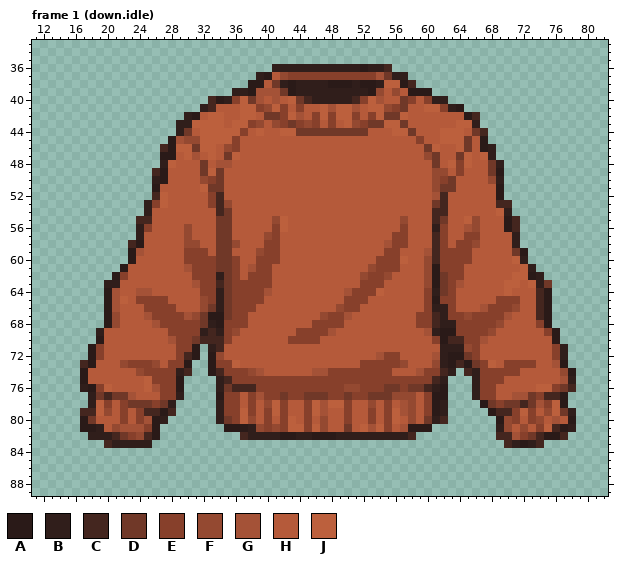
File history of a pixel-art file, assets/source/characters/player-r01/editable/top.sweater.aseprite. This is how it looked before the edit.
96x144 pixels, 4 frames. Colours within 5 levels of each other are drawn and written as one. Shown: frame 1 (down.idle): x 11..82, y 33..89. The commit also changed other frames, which this record leaves out.
Palette (. is transparent): A #2a1a18  B #301e1b  C #44261f  D #703828  E #87402b  F #944931  G #a45237  H #b55a3a  J #bc603d
The result:
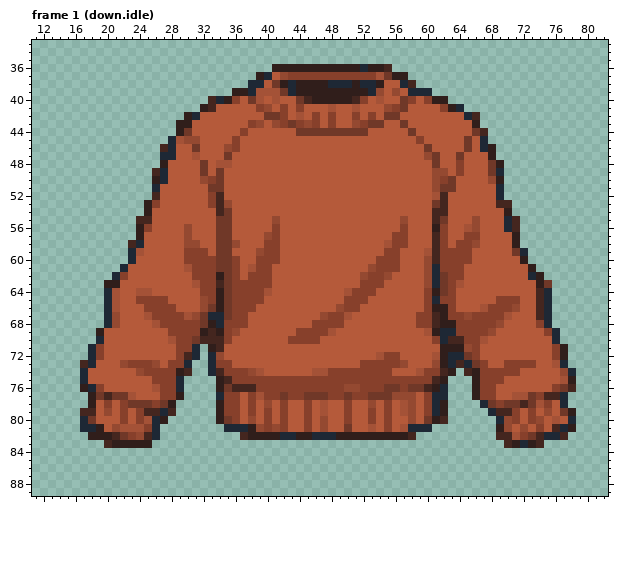
Edits made:
@@ palette @@
-A #2a1a18
+A #1e2835
--- frame 1 (down.idle)
@@ x 25..71 @@
 37 ..............BAHFEEEEEEEEEEEGDBB..............
-38 .............AAHDBABBBBAAABAABJJAC.............
+38 .............AAHDBABBBBAAABAABHHAC.............
 39 ...........BBAGGGDABBBBBBBBBAFHFHAAA...........
-40 ........CABEJDGHGHJDCBBBBBCEJGHHDEHEBB.........
-41 .......BCHHHJJEFJEHEHHJGJJGHJJFEDHHJJEBA.......
-42 .....BAHJJHHJJHDDEJGHEJEJJEHEJDDJHHHHHHHAC.....
-43 ....BBJJJJHJJEFHFEDEFEHEHJFEDDJJDHHHHHHJJB.....
-44 ....BDHJJJJJEHJHHJJDDDDDDDDDHHHJJDHHHJJJHDC....
-45 ...AGFFJJJJEHHHHHHHHHHHHHHHHHHHHHHEHHJJJDHA....
-46 ..CAJJDJJHFEHHHHHHHHHHHHHHHHHHHHHHHDJHHJDHAB...
-47 ..AAHJGHJHDJHHHHHHHHHHHHHHHHHHHHHHHFDHHDJHJB...
-48 ..BJHHHDHGGHHHHHHHHHHHHHHHHHHHHHHHHHDHJEJHHDB..
-49 .CAHHHHDJDHHHHHHHHHHHHHHHHHHHHHHHHHHFFHEHHHDA..
+40 ........CABEHDGHGHHDCBBBBBCEHGHHDEHEBB.........
+41 .......BCHHHHHEFHEHEHHHGHHGHHHFEDHHHHEBA.......
+42 .....BAHHHHHHHHDDEHGHEHEHHEHEHDDHHHHHHHHAC.....
+43 ....BBHHHHHHHEFHFEDEFEHEHHFEDDHHDHHHHHHHHB.....
+44 ....BDHHHHHHEHHHHHHDDDDDDDDDHHHHHDHHHHHHHDC....
+45 ...AGFFHHHHEHHHHHHHHHHHHHHHHHHHHHHEHHHHHDHA....
+46 ..CAHHDHHHFEHHHHHHHHHHHHHHHHHHHHHHHDHHHHDHAB...
+47 ..AAHHGHHHDHHHHHHHHHHHHHHHHHHHHHHHHFDHHDHHHB...
+48 ..BHHHHDHGGHHHHHHHHHHHHHHHHHHHHHHHHHDHHEHHHDB..
+49 .CAHHHHDHDHHHHHHHHHHHHHHHHHHHHHHHHHHFFHEHHHDA..
 50 .BAHHHHFEDHHHHHHHHHHHHHHHHHHHHHHHHHHFEDHHHHFB..
-51 .AHHHHHJDDHHHHHHHHHHHHHHHHHHHHHHHHHHFDDHHHHHA..
-52 .CJHHHHHECHHHHHHHHHHHHHHHHHHHHHHHHHHGCHHHHHHA..
-53 BEJHHHHHECFHHHHHHHHHHHHHHHHHHHHHHHHHDCHHHHHHCC.
-54 BHHHHHHHHCDHHHHHHHHHHHHHHHHHHHHHHHHHCCHHHHHHJB.
-55 CHHHHHHHHDDHHHHHFJHHHHHHHHHHHHHHFHHHCDHHJFHHHAC
-56 EHHHHFHHHDDHHHHHEJHHHHHHHHHHHHHHEHHHBEHHGFHHHAC
+51 .AHHHHHHDDHHHHHHHHHHHHHHHHHHHHHHHHHHFDDHHHHHA..
+52 .CHHHHHHECHHHHHHHHHHHHHHHHHHHHHHHHHHGCHHHHHHA..
+53 BEHHHHHHECFHHHHHHHHHHHHHHHHHHHHHHHHHDCHHHHHHCC.
+54 BHHHHHHHHCDHHHHHHHHHHHHHHHHHHHHHHHHHCCHHHHHHHB.
+55 CHHHHHHHHDDHHHHHFHHHHHHHHHHHHHHHFHHHCDHHHFHHHAC
+56 EHHHHFHHHDDHHHHHEHHHHHHHHHHHHHHHEHHHBEHHGFHHHAC
 57 HHHHHFHHHDDHHHHFEHHHHHHHHHHHHHHEEHHHCEHHEEHHHHB
@@ x 11..82 @@
 59 ............AGHHHHHEEEHDDHHHFEEHHHHHHHHHHHHHEEHHHGCEEEEHHHHHDA..........
-60 ............AHHHHHHEEEEDDEHHEEEHHHHHHHHHHHHEEEJHHFCEEEEHHHHHJB..........
-61 ...........AHHHHHHHGEEEDDEHGEEHHHHHHHHHHHHFEEEHHHFAEEEHHHHHHHJB.........
-62 ..........AEHHHHHHHHEEEBDEHEEEHHHHHHHHHHHFEEFHHHHFADEEHHHHHHJJAB........
-63 .........BBHHHHHHHHHGEECDEEEEEHHHHHHHHHHHEEEHHHHHFADEGHHHHHJJHJBD.......
-64 .........AGHHGGHHHHHHEEBDEEEEGHHHHHHHHHGEEEJHHHHHEBDEHHHHHHJHHHCA.......
-65 .........AGJHEEEEHHHHFEBDEEEEHHHHHHHHHHEEEHHHHHHHEAEEHHHHHEEEHHCA.......
+60 ............AHHHHHHEEEEDDEHHEEEHHHHHHHHHHHHEEEHHHFCEEEEHHHHHHB..........
+61 ...........AHHHHHHHGEEEDDEHGEEHHHHHHHHHHHHFEEEHHHFAEEEHHHHHHHHB.........
+62 ..........AEHHHHHHHHEEEBDEHEEEHHHHHHHHHHHFEEFHHHHFADEEHHHHHHHHAB........
+63 .........BBHHHHHHHHHGEECDEEEEEHHHHHHHHHHHEEEHHHHHFADEGHHHHHHHHHBD.......
+64 .........AGHHGGHHHHHHEEBDEEEEGHHHHHHHHHGEEEHHHHHHEBDEHHHHHHHHHHCA.......
+65 .........AGHHEEEEHHHHFEBDEEEEHHHHHHHHHHEEEHHHHHHHEAEEHHHHHEEEHHCA.......
 66 .........AGHHHEEEEHHHFDBDEEEHHHHHHHHHHFEEHHHHHHHHEBBEHHHGEEEFHHCA.......
@@ x 11..82 @@
 72 .......AEHHHHHHHHHECA.AFHHHHHHHHHHHHHHHHHHHGEEHHHHGBAADEHHHHHHHHHEB.....
-73 ......CAHHHFEEEFHEEA..AEEJHHHHHHHHHHHHHHHEEEEEFHHHFBACADEJHEEEEHHGA.....
+73 ......CAHHHFEEEFHEEA..AEEHHHHHHHHHHHHHHHHEEEEEFHHHFBACADEHHEEEEHHGA.....
 74 ......AHHHHHHFEEEEBC..ACEEEFGHHHHHHGGEEEEEEEEHHHGEECB.CBEEEEEHHHHHFA....
-75 ......AHHHHHHHJEEEA....BCEEEEEEEEEEEEEEEEEEEEEEEEECB...BEEEHHHHHHHGB....
-76 ......BAEJHHHHJGEEA....BDCCCEEEEEEEEEEEFFEEEDDEDDCBA...BEEHHHHHJJEDC....
+75 ......AHHHHHHHHEEEA....BCEEEEEEEEEEEEEEEEEEEEEEEEECB...BEEEHHHHHHHGB....
+76 ......BAEHHHHHHGEEA....BDCCCEEEEEEEEEEEFFEEEDDEDDCBA...BEEHHHHHHHEDC....
 77 .......BDCDDGHHHEEB....AEEHEGEEDEEDDDEEDEEDDDFFFHEAA...BEEHHGGDECCA.....
-78 .......BJEHEDDDEDB.....BEEHEHFJEHHEJGJJEHHFHEHGFHEAB....ADEDDCDGEJA.....
-79 ......CCJFHEHECCAC.....BEEJEHEJEHHEJGHHEHHEHEJGFHEAB.....ACCEJEHFJDB....
-80 ......ADHHHEHEGAB......BDEJFHEHEJHEHFHHEHHEHEJHFHDBC......AFEHEFHGHA....
-81 ......AABHFGGGEA........AAABFEFEJJEJFHHDHJGJEHGAAA........BFHFHEJCAB....
+78 .......BHEHEDDDEDB.....BEEHEHFHEHHEHGHHEHHFHEHGFHEAB....ADEDDCDGEHA.....
+79 ......CCHFHEHECCAC.....BEEHEHEHEHHEHGHHEHHEHEHGFHEAB.....ACCEHEHFHDB....
+80 ......ADHHHEHEGAB......BDEHFHEHEHHEHFHHEHHEHEHHFHDBC......AFEHEFHGHA....
+81 ......AABHFGGGEA........AAABFEFEHHEHFHHDHHGHEHGAAA........BFHFHEHCAB....
 82 .......BBBCDEFCA..........CBBBBAABBAAABBBBBBBBBC..........CCGEDCAAC.....
Pixel boxes of the changes (left, top, right, bottom) in both pictures:
changed: (80, 64, 576, 448)
